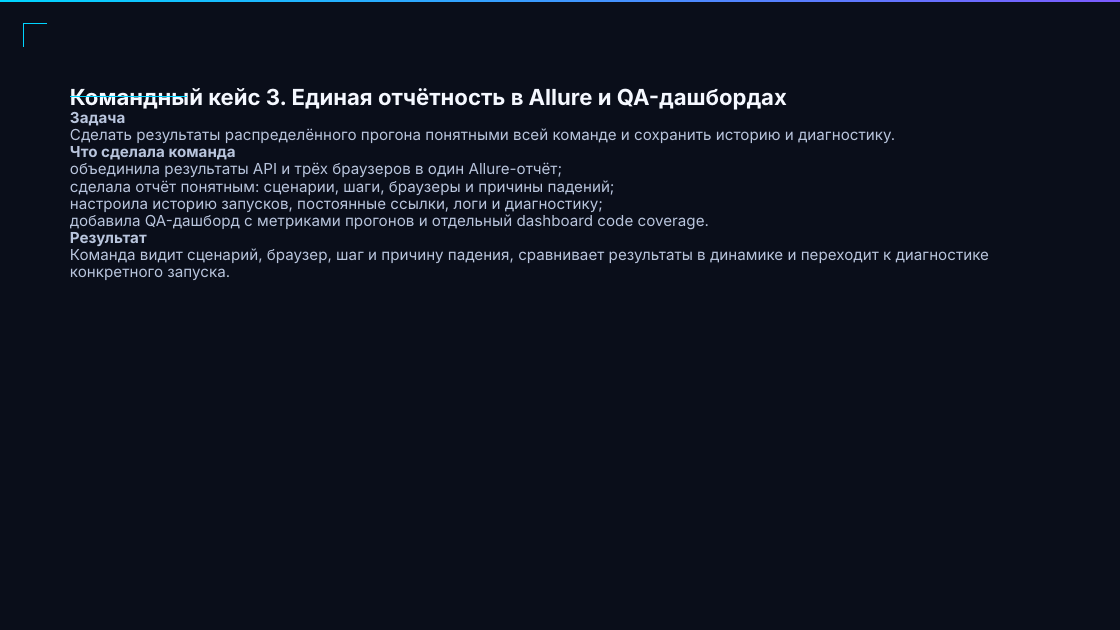
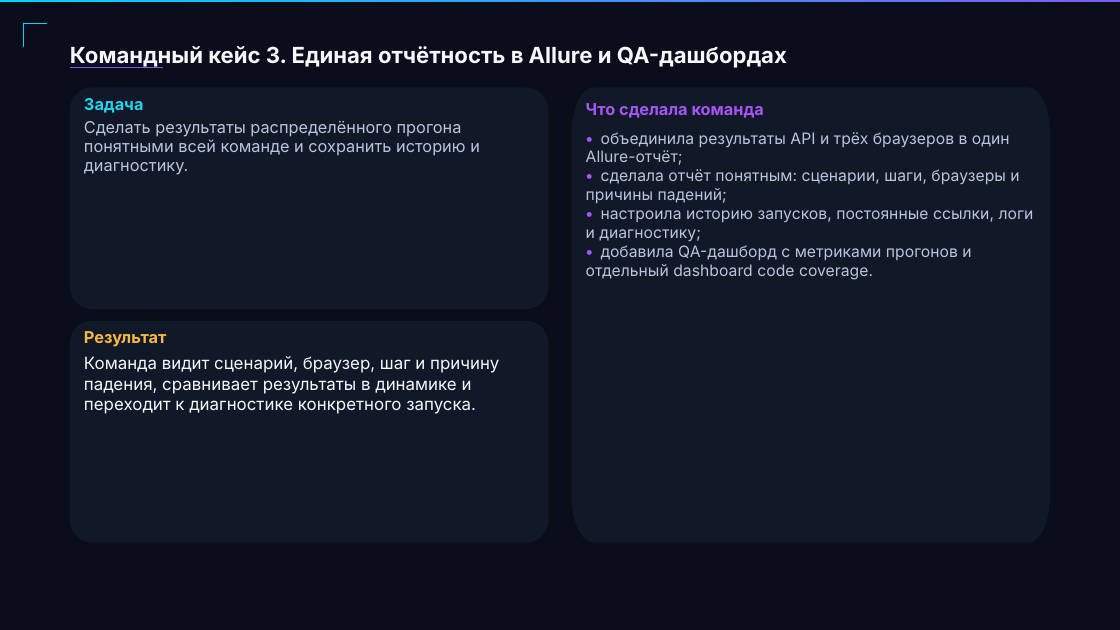
Before and after one commit to get-offer-in-qa-auto/snake-team-5.0, a slide deck: slide 5 of docs/Cyberpunk_QA_Automation_Deck_corrected.pptx. Drawn at 1120x630 pixels with LibreOffice and Linux fonts; fonts in the diff are those of the drawing. Boxes give left, top, right and bottom in pixels: in the first picture for what was removed or moved away, otherwise in the second. Text is boxed around its words. In the diff, an @@ line names an element or a change of style, - is before the commit and + after.

Commit message:
Improve presentation readability and slide layout

```diff
--- a/docs/Cyberpunk_QA_Automation_Deck_corrected.pptx
+++ b/docs/Cyberpunk_QA_Automation_Deck_corrected.pptx
@@ text "Командный кейс 3. Единая отчётность ...": place and size @@
-text "Командный кейс 3. Единая отчётность ..." at (70, 88, 787, 110)
+text "Командный кейс 3. Единая отчётность ..." at (70, 46, 787, 68)
@@ text "Командный кейс 3. Единая отчётность ..." at (70, 46, 787, 68): line spacing 61.6pt to 50.4pt @@
@@ freeform shape: place and size @@
-freeform shape at (70, 96, 186, 97)
+freeform shape at (70, 67, 164, 68)
@@ freeform shape at (70, 67, 164, 68): fill #00D4FF to #7B5CFF @@
@@ freeform shape added at (70, 87, 548, 309), fill #111827 @@
@@ freeform shape added at (572, 87, 1050, 542), fill #111827 @@
@@ text added at (84, 98, 144, 113), 21 pt, text #22D3EE, bold @@
+Задача
@@ text added at (586, 103, 764, 118), 21 pt, text #A855F7, bold @@
+Что сделала команда
@@ text added at (84, 121, 480, 175), 21 pt, text #B9C5DD @@
+Сделать результаты распределённого прогона понятными всей команде и сохранить историю и диагностику.
@@ text at (586, 132, 1034, 280): text changed; size 19.5 to 20.2 pt @@
-Задача
-Сделать результаты распределённого прогона понятными всей команде и сохранить историю и диагностику.
-Что сделала команда
-объединила результаты API и трёх браузеров в один Allure-отчёт;
-сделала отчёт понятным: сценарии, шаги, браузеры и причины падений;
-настроила историю запусков, постоянные ссылки, логи и диагностику;
-добавила QA-дашборд с метриками прогонов и отдельный dashboard code coverage.
-Результат
-Команда видит сценарий, браузер, шаг и причину падения, сравнивает результаты в динамике и переходит к диагностике конкретного запуска.
+• объединила результаты API и трёх браузеров в один Allure-отчёт;
+• сделала отчёт понятным: сценарии, шаги, браузеры и причины падений;
+• настроила историю запусков, постоянные ссылки, логи и диагностику;
+• добавила QA-дашборд с метриками прогонов и отдельный dashboard code coverage.
@@ freeform shape added at (70, 321, 548, 543), fill #111827 @@
@@ text added at (84, 331, 166, 347), 21 pt, text #F5B942, bold @@
+Результат
@@ text added at (84, 356, 499, 414), 21.8 pt, text #F5F8FF @@
+Команда видит сценарий, браузер, шаг и причину падения, сравнивает результаты в динамике и переходит к диагностике конкретного запуска.
```
Also in this commit, not shown: 31 other slides changed.
